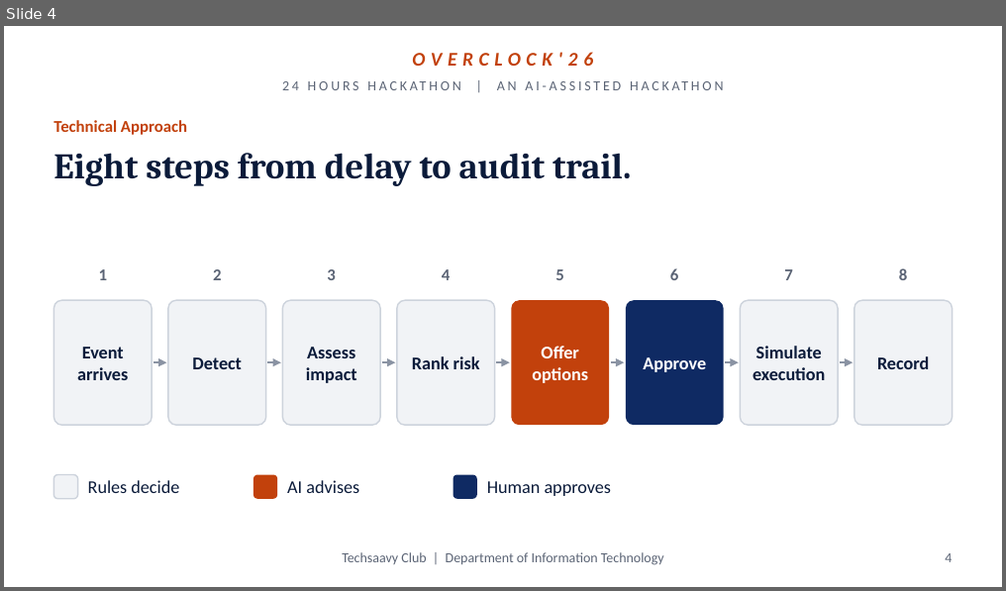
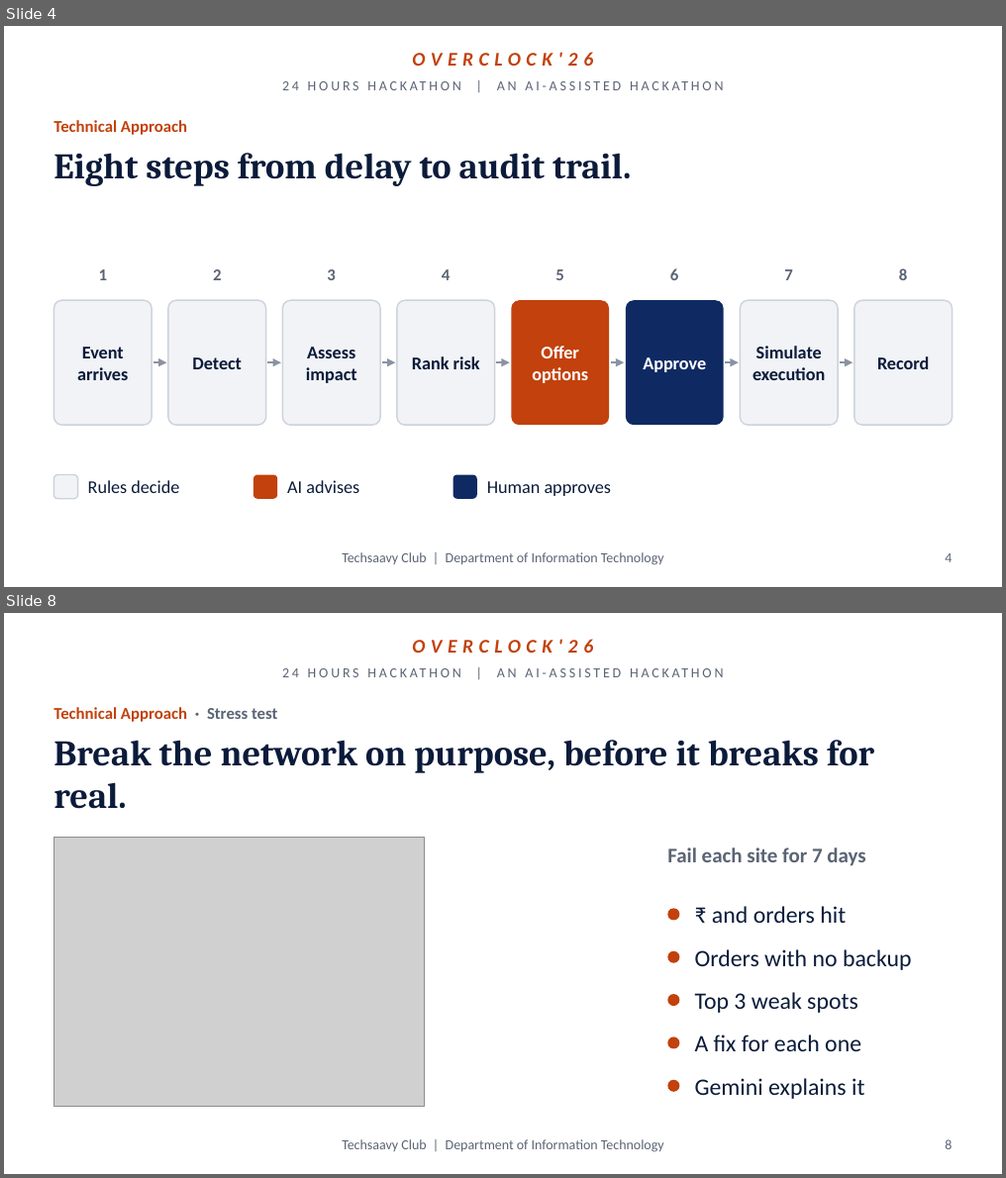
Before and after one commit to RakeshKumar-18/disruptionIQ, a slide deck: docs/DisruptionIQ_Overclock26.pptx. Shown one above the other, each under a label of ours: slide 4 before the commit, slides 4 and 8 after it; the slides between them are not shown. The pictures are 1006x591 and 1006x1178 pixels, drawn with LibreOffice and Linux fonts; fonts in the diff are those of the drawing; grey boxes stand for pictures; background and template pictures are left out. Boxes give left, top, right and bottom in pixels: in the first picture for what was removed or moved away, otherwise in the second. Text is boxed around its words. In the diff, an @@ line names an element or a change of style, - is before the commit and + after.

```diff
--- a/docs/DisruptionIQ_Overclock26.pptx
+++ b/docs/DisruptionIQ_Overclock26.pptx
@@ slide 8 added at [4, 613, 1002, 1174], background #FFFFFF; not listed: 3 template elements that a slide beside it also shows @@
@@ text added at [54, 707, 277, 722], 12 pt, text #C2410C, bold @@
+Technical Approach · Stress test
@@ title added at [54, 740, 874, 809], 26 pt, text #0B1B3A, bold @@
+Break the network on purpose, before it breaks for real.
@@ picture added at [54, 838, 424, 1107] @@
@@ text added at [667, 848, 865, 866], 15 pt, text #5B6475, bold @@
+Fail each site for 7 days
@@ ellipse added at [667, 908, 679, 920], fill #C2410C @@
@@ text added at [712, 906, 846, 923], 17 pt, text #0B1B3A @@
+₹ and orders hit
@@ ellipse added at [667, 952, 679, 963], fill #C2410C @@
@@ text added at [695, 950, 912, 970], 17 pt, text #0B1B3A @@
+Orders with no backup
@@ ellipse added at [667, 994, 679, 1006], fill #C2410C @@
@@ text added at [695, 992, 858, 1013], 17 pt, text #0B1B3A @@
+Top 3 weak spots
@@ ellipse added at [667, 1037, 679, 1049], fill #C2410C @@
@@ text added at [695, 1035, 861, 1052], 17 pt, text #0B1B3A @@
+A fix for each one
@@ ellipse added at [667, 1080, 679, 1092], fill #C2410C @@
@@ text added at [695, 1078, 864, 1099], 17 pt, text #0B1B3A @@
+Gemini explains it
@@ page number added at [944, 1140, 951, 1150], 10 pt, text #5B6475 @@
+8
```
Also in this commit, not shown: 6 slides changed, 3 other slides added, 1 slide removed, 2 other files.
